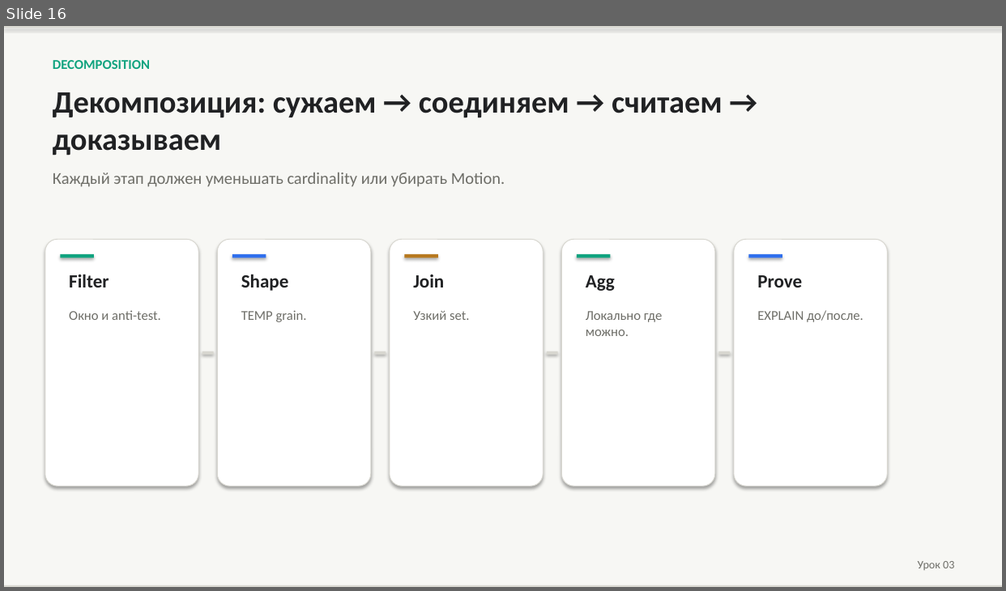
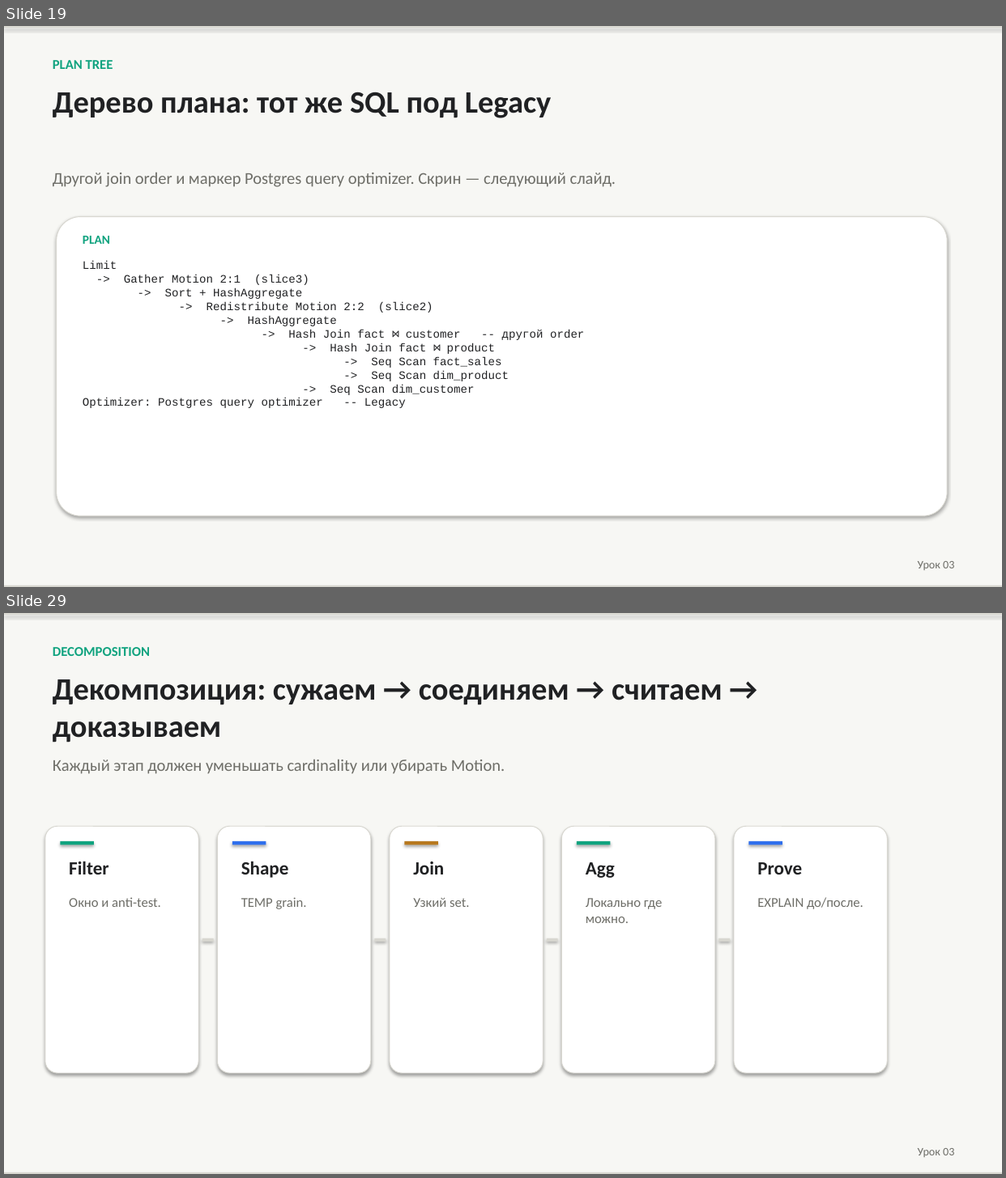
Before and after one commit to PaulKov/de-mentor, a slide deck: artifacts/greenplum-query-tuning-theory.pptx. Shown one above the other, each under a label of ours: slide 16 before the commit, slides 19 and 29 after it; the slides between them are not shown. The pictures are 1006x591 and 1006x1178 pixels, drawn with LibreOffice and Linux fonts; fonts in the diff are those of the drawing. Boxes give left, top, right and bottom in pixels: in the first picture for what was removed or moved away, otherwise in the second. Text is boxed around its words. In the diff, an @@ line names an element or a change of style, - is before the commit and + after.

```diff
--- a/artifacts/greenplum-query-tuning-theory.pptx
+++ b/artifacts/greenplum-query-tuning-theory.pptx
@@ slide 19 added at box(4, 26, 1002, 587), background #FFFFFF @@
@@ rectangle added at box(4, 26, 1002, 587), fill #F7F7F4 @@
@@ rectangle added at box(4, 26, 1002, 28), fill #D8D7D0 @@
@@ text added at box(53, 60, 113, 69), 13 pt, text #10A37F, bold @@
+PLAN TREE
@@ text added at box(53, 92, 551, 118), 30 pt, text #202123, bold @@
+Дерево плана: тот же SQL под Legacy
@@ text added at box(53, 173, 616, 187), 16 pt, text #6E6E68 @@
+Другой join order и маркер Postgres query optimizer. Скрин — следующий слайд.
@@ rounded rectangle added at box(57, 217, 948, 516), fill #FFFFFF, outline #D8D7D0 0.75 pt @@
@@ text added at box(83, 236, 110, 244), 12 pt, text #10A37F, bold @@
+PLAN
@@ text added at box(83, 261, 584, 408), 11 pt, text #202123 @@
+Limit
+-> Gather Motion 2:1 (slice3)
+-> Sort + HashAggregate
+-> Redistribute Motion 2:2 (slice2)
+-> HashAggregate
+-> Hash Join fact ⋈ customer -- другой order
+-> Hash Join fact ⋈ product
+-> Seq Scan fact_sales
+-> Seq Scan dim_product
+-> Seq Scan dim_customer
+Optimizer: Postgres query optimizer -- Legacy
@@ text added at box(918, 561, 954, 570), 11 pt, text #6E6E68 @@
+Урок 03
@@ rectangle added at box(4, 586, 1002, 587), fill #D8D7D0 @@
@@ what was slide 16 is now slide 29 @@
```
Also in this commit, not shown: 29 slides changed, 12 other slides added, 39 other files.
